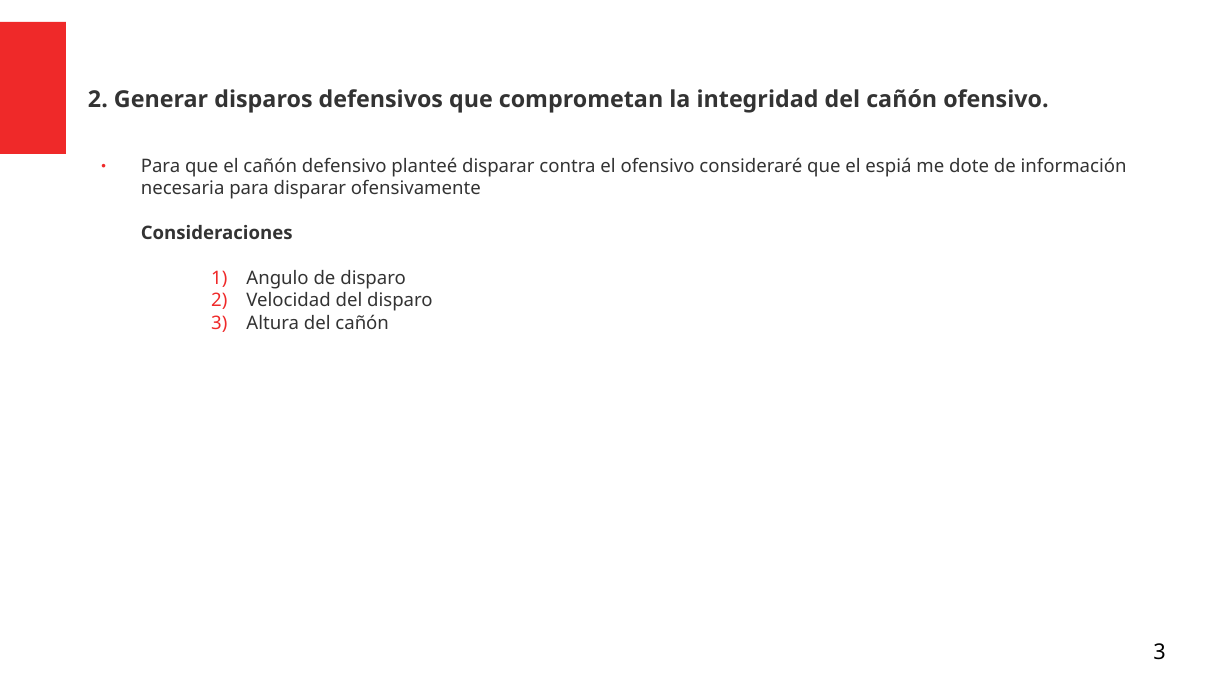
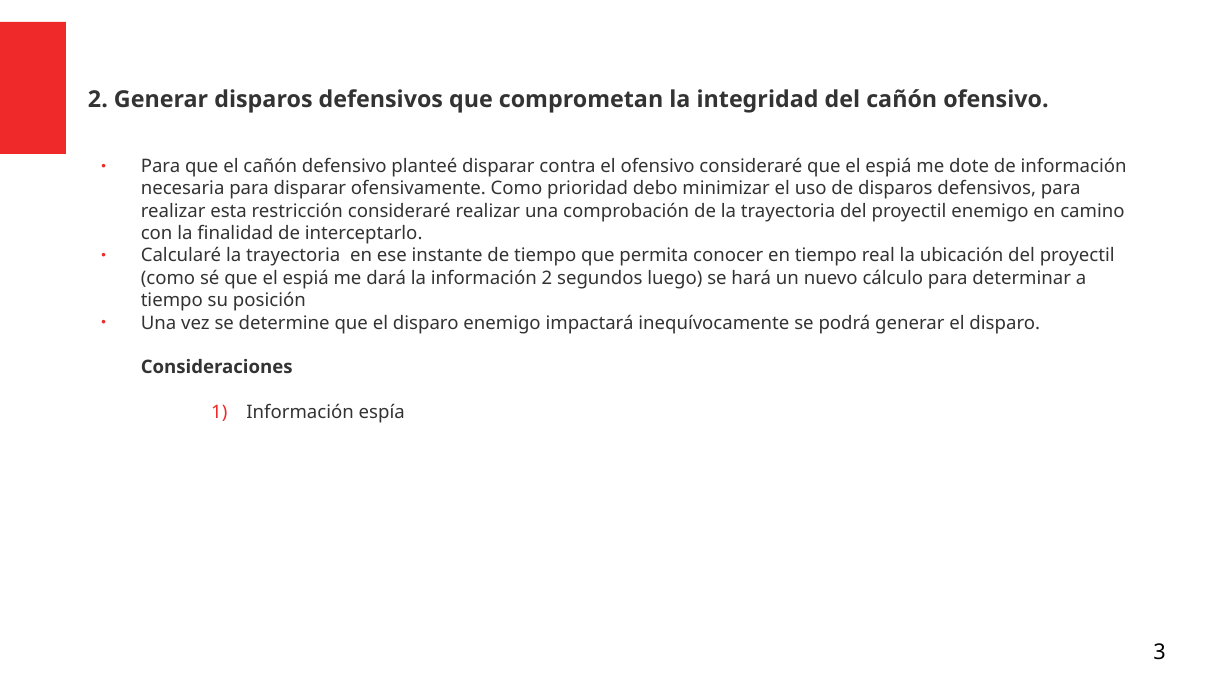
Before and after one commit to Julian-guillermo-zapata-rugeles/parcial-3, a slide deck: slide 3 of Analisis_Problema_Editable.odp. Drawn at 1232x693 pixels with LibreOffice and Linux fonts; fonts in the diff are those of the drawing. Boxes give left, top, right and bottom in pixels: in the first picture for what was removed or moved away, otherwise in the second. Text is boxed around its words. In the diff, an @@ line names an element or a change of style, - is before the commit and + after.

```diff
--- a/Analisis_Problema_Editable.odp
+++ b/Analisis_Problema_Editable.odp
@@ text at (141,179,1124,334): text changed @@
-necesaria para disparar ofensivamente
+necesaria para disparar ofensivamente. Como prioridad debo minimizar el uso de disparos defensivos, para realizar esta restricción consideraré realizar una comprobación de la trayectoria del proyectil enemigo en camino
+con la finalidad de interceptarlo.
+● Calcularé la trayectoria en ese instante de tiempo que permita conocer en tiempo real la ubicación del proyectil (como sé que el espiá me dará la información 2 segundos luego) se hará un nuevo cálculo para determinar a tiempo su posición
+● Una vez se determine que el disparo enemigo impactará inequívocamente se podrá generar el disparo.
@@ text at (246,403,405,423): text changed @@
-    1) Angulo de disparo
-    2) Velocidad del disparo
-    3) Altura del cañón
+    1) Información espía
```
Also in this commit, not shown: 1 other slide changed.
